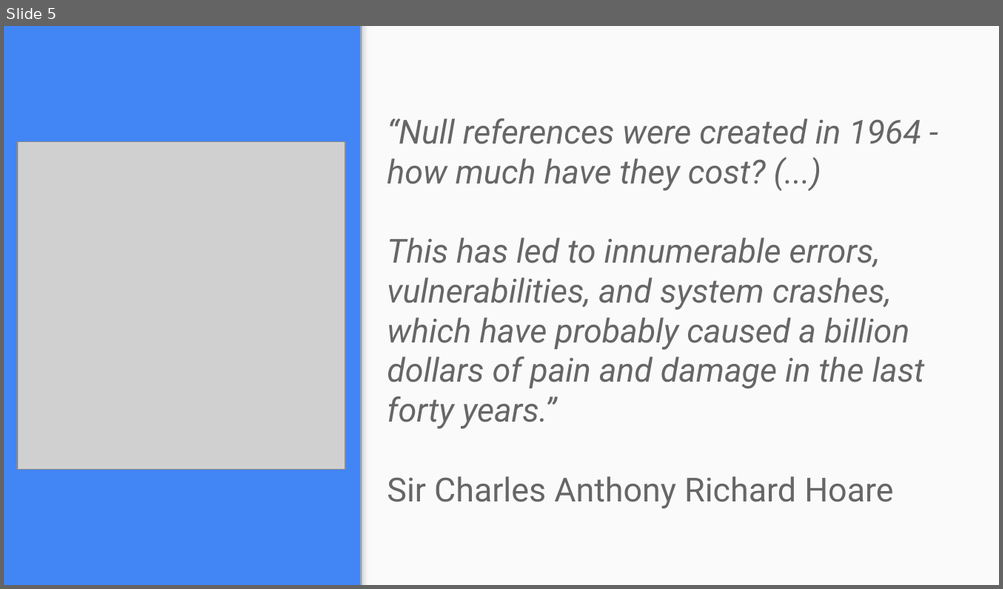
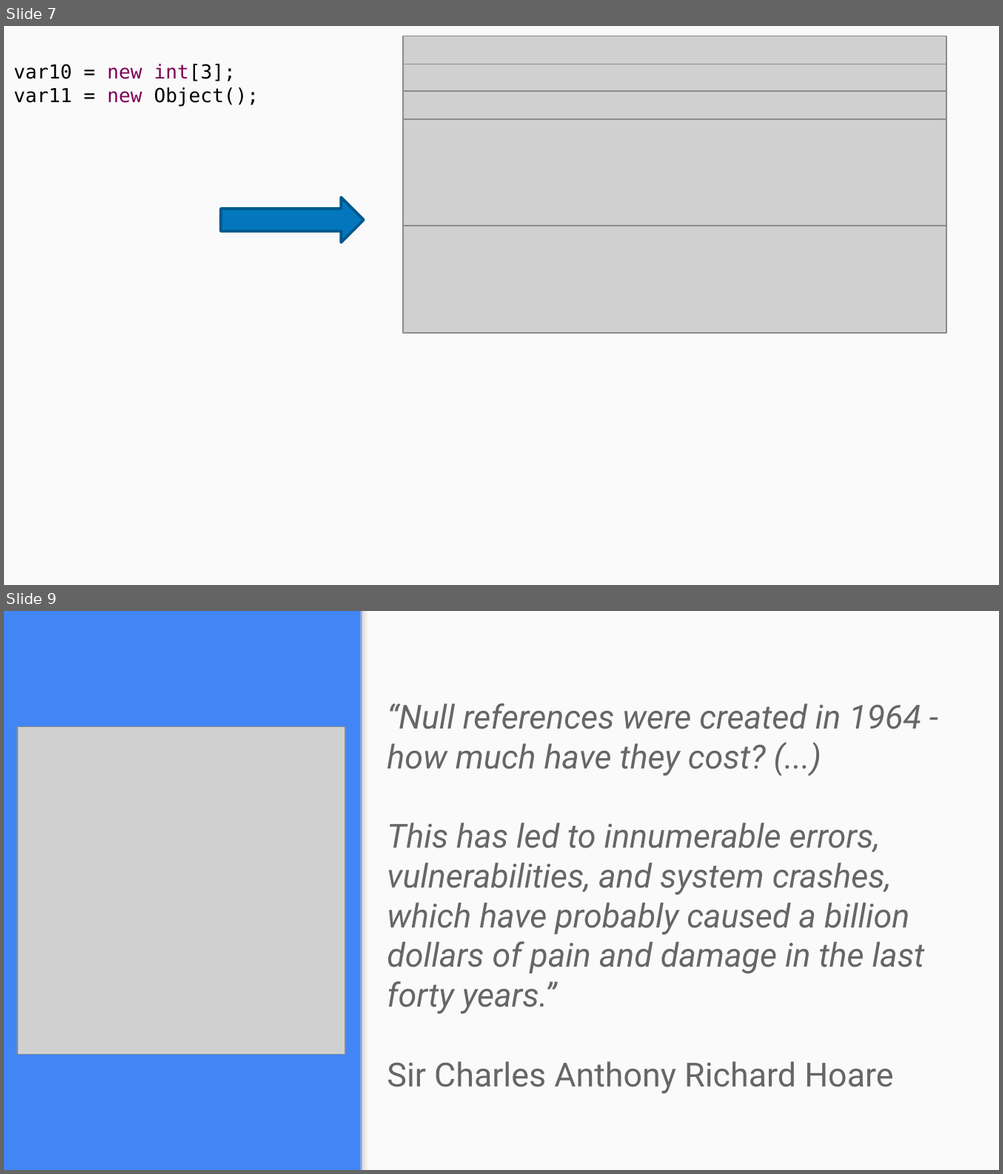
Before and after one commit to OMardil/INFO2, a slide deck: MOD05_Variables_tipo_referencia/01 Presentacion/INFO2_MOD05-Variables_Tipo_Referencia.pptx. Shown one above the other, each under a label of ours: slide 5 before the commit, slides 7 and 9 after it; the slides between them are not shown. The pictures are 1003x589 and 1003x1174 pixels, drawn with LibreOffice and Linux fonts; fonts in the diff are those of the drawing; grey boxes stand for pictures. Boxes give left, top, right and bottom in pixels: in the first picture for what was removed or moved away, otherwise in the second. Text is boxed around its words. In the diff, an @@ line names an element or a change of style, - is before the commit and + after.

```diff
--- a/MOD05_Variables_tipo_referencia/01 Presentacion/INFO2_MOD05-Variables_Tipo_Referencia.pptx
+++ b/MOD05_Variables_tipo_referencia/01 Presentacion/INFO2_MOD05-Variables_Tipo_Referencia.pptx
@@ slide 7 added at [4, 26, 999, 585], background #FAFAFA @@
@@ picture added at [403, 36, 946, 64] @@
@@ text added at [14, 64, 259, 106], 14 pt, text #000000 @@
+var10 = new int[3];
+var11 = new Object();
@@ picture added at [403, 64, 946, 92] @@
@@ picture added at [403, 90, 946, 118] @@
@@ picture added at [403, 119, 946, 227] @@
@@ right arrow added at [221, 197, 364, 242], fill #0277BD, outline #01588C 2 pt @@
@@ picture added at [403, 226, 946, 333] @@
@@ what was slide 5 is now slide 9 @@
```
Also in this commit, not shown: 5 slides changed, 10 other slides added, 1 slide removed, 14 other files.
